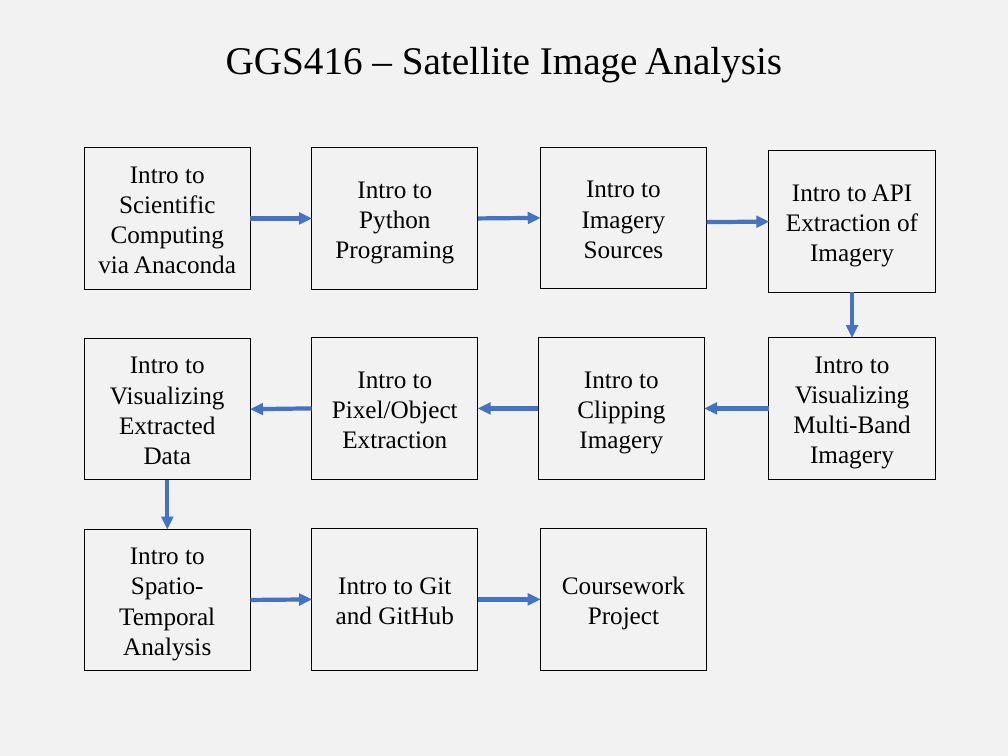
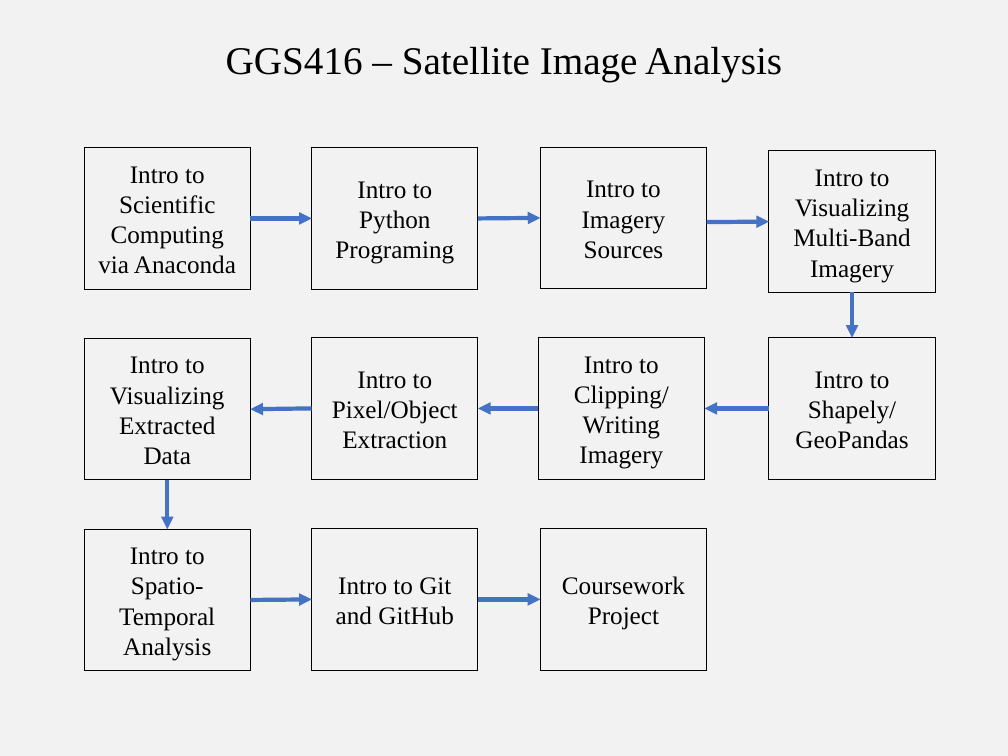
Before and after one commit to edwardoughton/satellite-image-analysis, a slide deck: slide 2 of syllabus/format.pptx. Drawn at 1008x756 pixels with LibreOffice and Linux fonts; fonts in the diff are those of the drawing. Boxes give left, top, right and bottom in pixels: in the first picture for what was removed or moved away, otherwise in the second. Text is boxed around its words. In the diff, an @@ line names an element or a change of style, - is before the commit and + after.

```diff
--- a/syllabus/format.pptx
+++ b/syllabus/format.pptx
@@ text in rectangle at [793,169,910,283]: text changed @@
-Intro to API Extraction of Imagery
+Intro to Visualizing Multi-Band Imagery
@@ text in rectangle at [574,356,669,469]: text changed @@
-Intro to Clipping Imagery
+Intro to Clipping/ Writing Imagery
@@ text in rectangle at [795,371,908,449]: text changed @@
-Intro to Visualizing Multi-Band Imagery
+Intro to Shapely/ GeoPandas
```
Also in this commit, not shown: 1 other slide changed, 6 other files.
